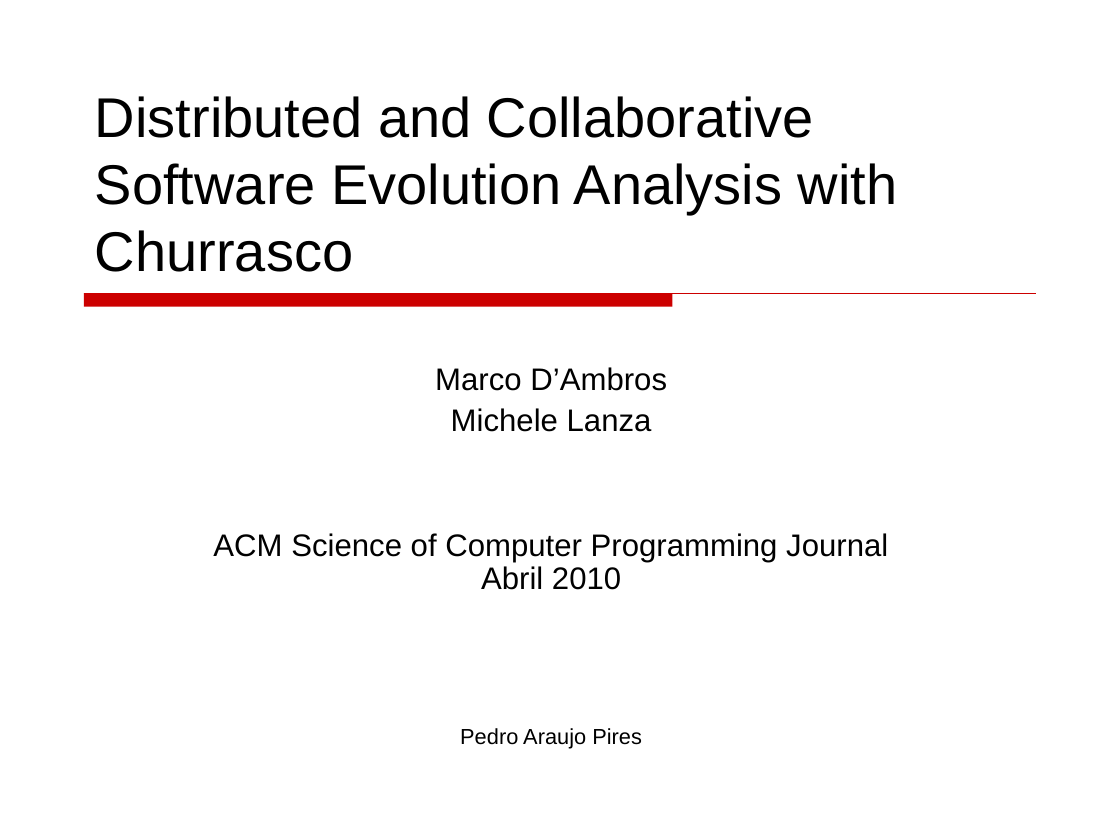
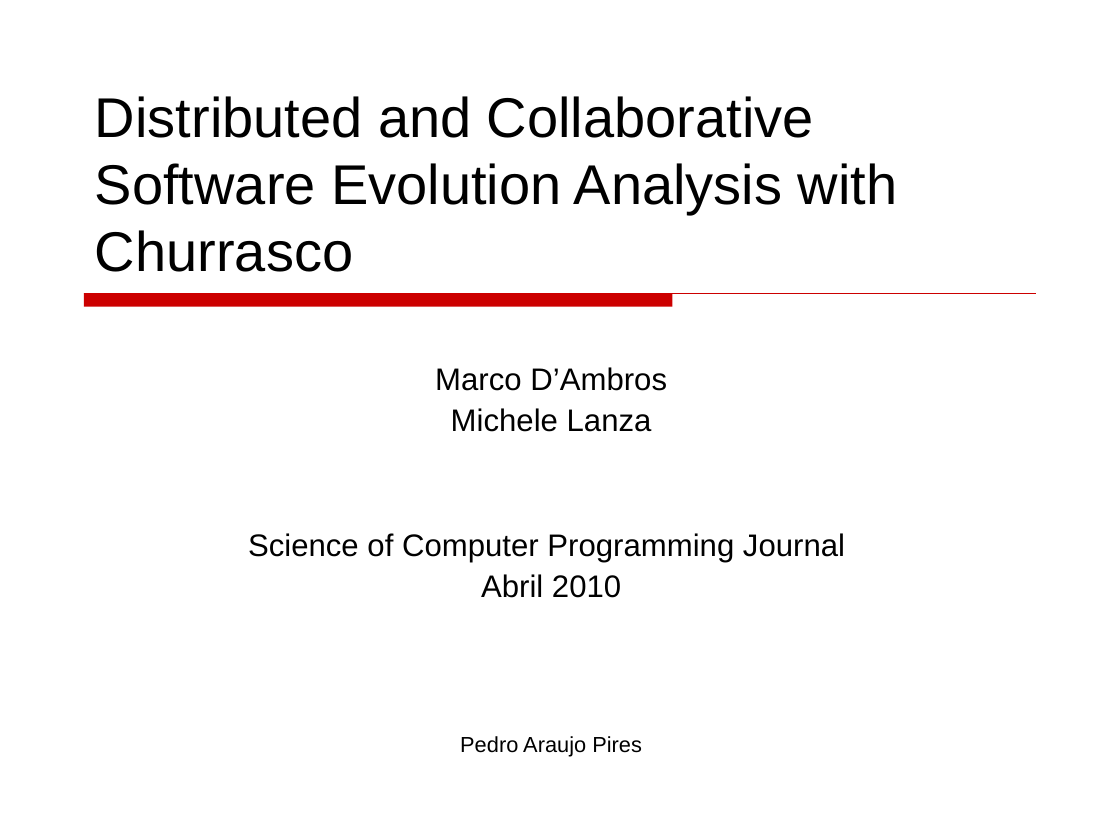
Before and after one commit to mateus51/TPs, a slide deck: slide 1 of ManutencaoEvolucaoSoftware/Seminario/Distributed_and_Collaborative_Software_Evolution_Analysis_with_Churrasco.ppt. Drawn at 1120x840 pixels with LibreOffice and Linux fonts; fonts in the diff are those of the drawing. Boxes give left, top, right and bottom in pixels: in the first picture for what was removed or moved away, otherwise in the second. Text is boxed around its words. In the diff, an @@ line names an element or a change of style, - is before the commit and + after.

```diff
--- a/ManutencaoEvolucaoSoftware/Seminario/Distributed_and_Collaborative_Software_Evolution_Analysis_with_Churrasco.ppt
+++ b/ManutencaoEvolucaoSoftware/Seminario/Distributed_and_Collaborative_Software_Evolution_Analysis_with_Churrasco.ppt
@@ text at bbox=[248, 533, 845, 598]: text changed @@
-ACM Science of Computer Programming Journal Abril 2010
+Science of Computer Programming Journal
+Abril 2010
```
Also in this commit, not shown: 12 other files.
